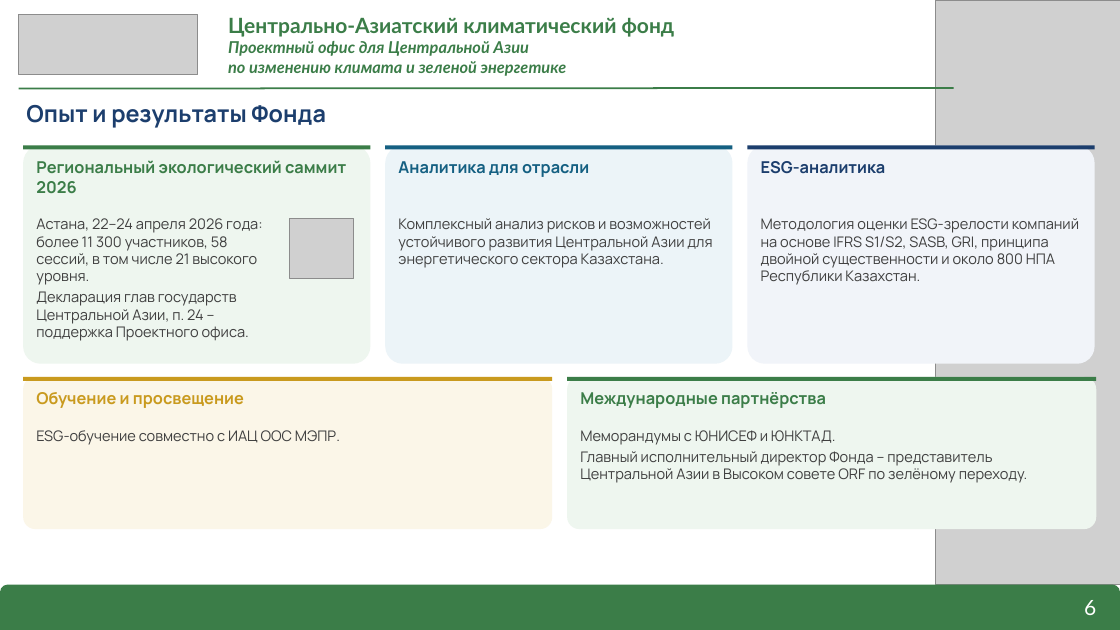
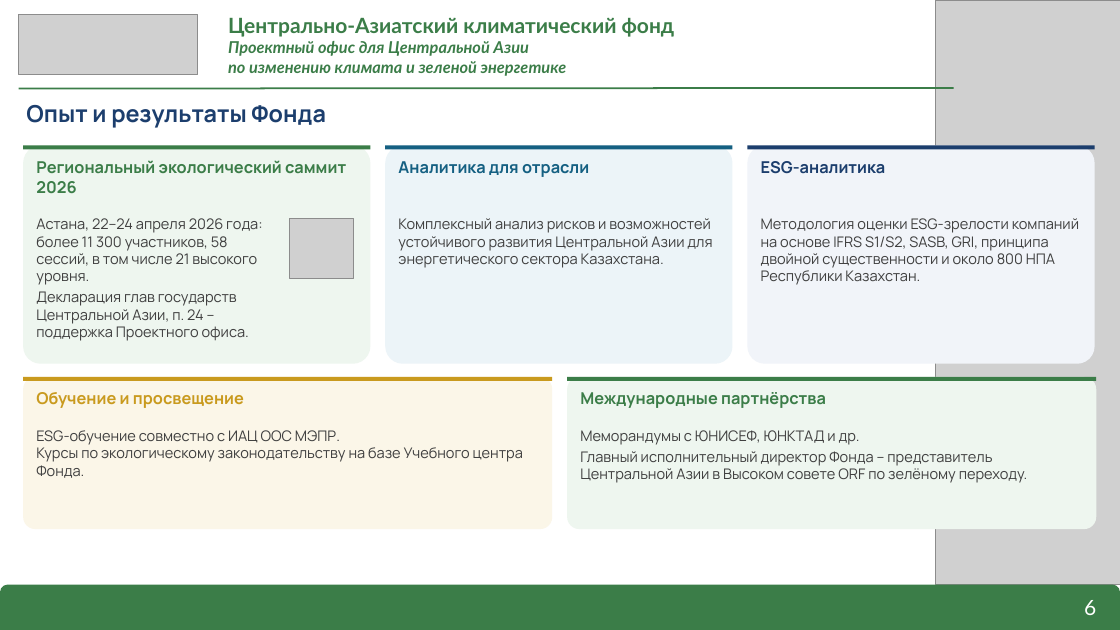
Before and after one commit to murat01042014/obsidian-vault, a slide deck: slide 6 of CACF/_документы/Презентация ЦАКФ – о Фонде.pptx. Drawn at 1120x630 pixels with LibreOffice and Linux fonts; fonts in the diff are those of the drawing; grey boxes stand for pictures. Boxes give left, top, right and bottom in pixels: in the first picture for what was removed or moved away, otherwise in the second. Text is boxed around its words. In the diff, an @@ line names an element or a change of style, - is before the commit and + after.

```diff
--- a/CACF/_документы/Презентация ЦАКФ – о Фонде.pptx
+++ b/CACF/_документы/Презентация ЦАКФ – о Фонде.pptx
@@ text at (x1=36, y1=430, x2=523, y2=478): text changed @@
-ESG-обучение совместно с ИАЦ ООС МЭПР.
+ESG-обучение совместно с ИАЦ ООС МЭПР.
+Курсы по экологическому законодательству на базе Учебного центра Фонда.
@@ text at (x1=580, y1=430, x2=860, y2=445): text changed @@
-Меморандумы с ЮНИСЕФ и ЮНКТАД.
+Меморандумы с ЮНИСЕФ, ЮНКТАД и др.
```
Also in this commit, not shown: 4 other slides changed, 2 other files.
